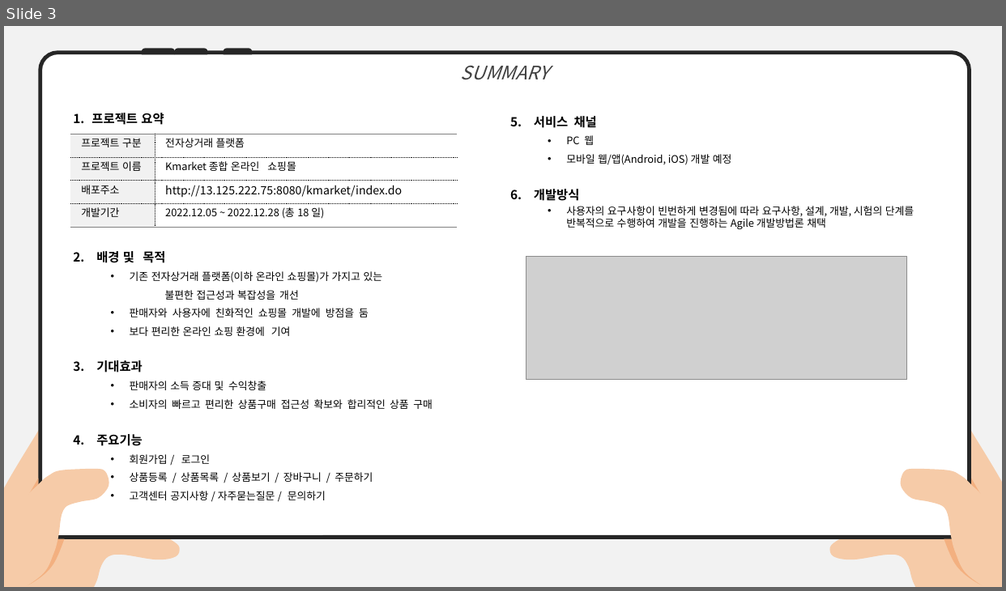
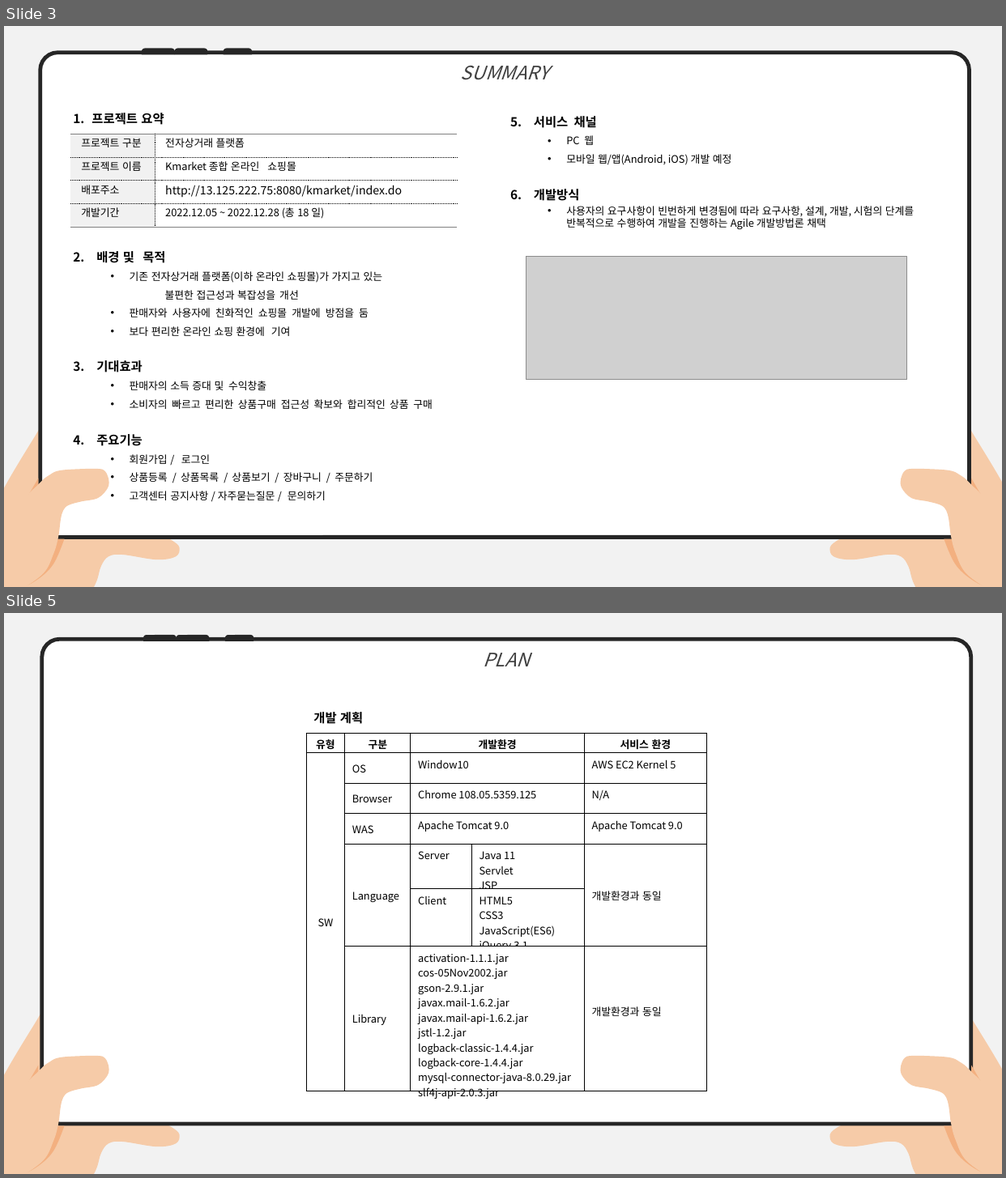
Before and after one commit to Bfunj/Kmarket1, a slide deck: KMARKET_5팀_PPT.pptx. Shown one above the other, each under a label of ours: slide 3 before the commit, slides 3 and 5 after it; the slides between them are not shown. The pictures are 1006x591 and 1006x1178 pixels, drawn with LibreOffice and Linux fonts; fonts in the diff are those of the drawing; grey boxes stand for pictures. Boxes give left, top, right and bottom in pixels: in the first picture for what was removed or moved away, otherwise in the second. Text is boxed around its words. In the diff, an @@ line names an element or a change of style, - is before the commit and + after.

```diff
--- a/KMARKET_5팀_PPT.pptx
+++ b/KMARKET_5팀_PPT.pptx
@@ slide 5 added at (x1=4, y1=613, x2=1002, y2=1174), background #F2F2F2 @@
@@ group added at (x1=42, y1=636, x2=971, y2=1124): 3 round same rects, 1 rounded rectangle @@
+PLAN
@@ table added at (x1=306, y1=733, x2=707, y2=1102), 7 rows, 5 columns @@
+유형 | 구분 | 개발환경 |  | 서비스 환경
+SW | OS | Window10 |  | AWS EC2 Kernel 5
+ | Browser | Chrome 108.05.5359.125 |  | N/A
+ | WAS | Apache Tomcat 9.0 |  | Apache Tomcat 9.0
+ | Language | Server | Java 11 / Servlet / JSP | 개발환경과 동일
+ |  | Client | HTML5 / CSS3 / JavaScript(ES6) / jQuery 3.1 | 
+ | Library | activation-1.1.1.jar / cos-05Nov2002.jar / gson-2.9.1.jar / javax.mail-1.6.2.jar / javax.mail-api-1.6.2.jar / jstl-1.2.jar / logback-classic-1.4.4.jar / logback-core-1.4.4.jar / mysql-connector-java-8.0.29.jar / slf4j-api-2.0.3.jar |  | 개발환경과 동일
@@ text added at (x1=313, y1=712, x2=363, y2=724), 12 pt, text #000000, bold @@
+개발 계획
@@ freeform shape added at (x1=4, y1=991, x2=180, y2=1174), fill #F6CBA8 @@
@@ freeform shape added at (x1=829, y1=991, x2=1002, y2=1174), fill #F6CBA8 @@
@@ freeform shape added at (x1=11, y1=1056, x2=108, y2=1174), fill #F6CBA8 @@
@@ right triangle added at (x1=28, y1=1066, x2=39, y2=1082), fill #F3B080 @@
@@ freeform shape added at (x1=901, y1=1056, x2=998, y2=1174), fill #F6CBA8 @@
@@ right triangle added at (x1=971, y1=1066, x2=981, y2=1082), fill #F3B080 @@
@@ freeform shape added at (x1=23, y1=1127, x2=65, y2=1174), fill #F3B080 @@
@@ freeform shape added at (x1=944, y1=1127, x2=987, y2=1174), fill #F3B080 @@
```
Also in this commit, not shown: 2 slides changed, 1 other slide added.
